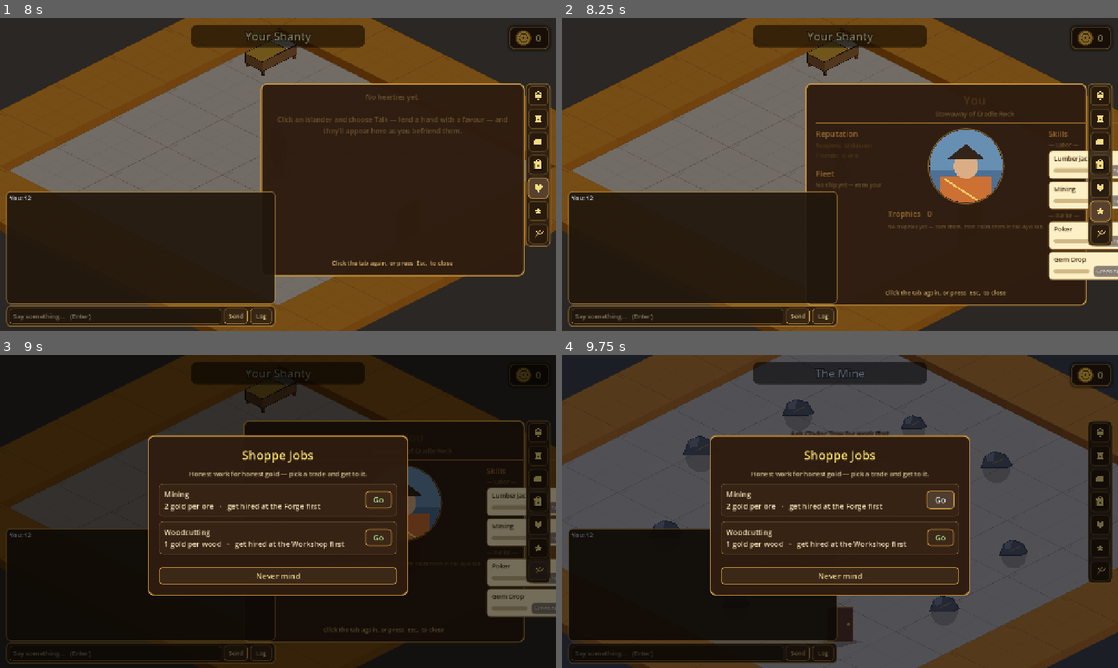
Above: before the commit, frames 1-4 (two rows, left to right).
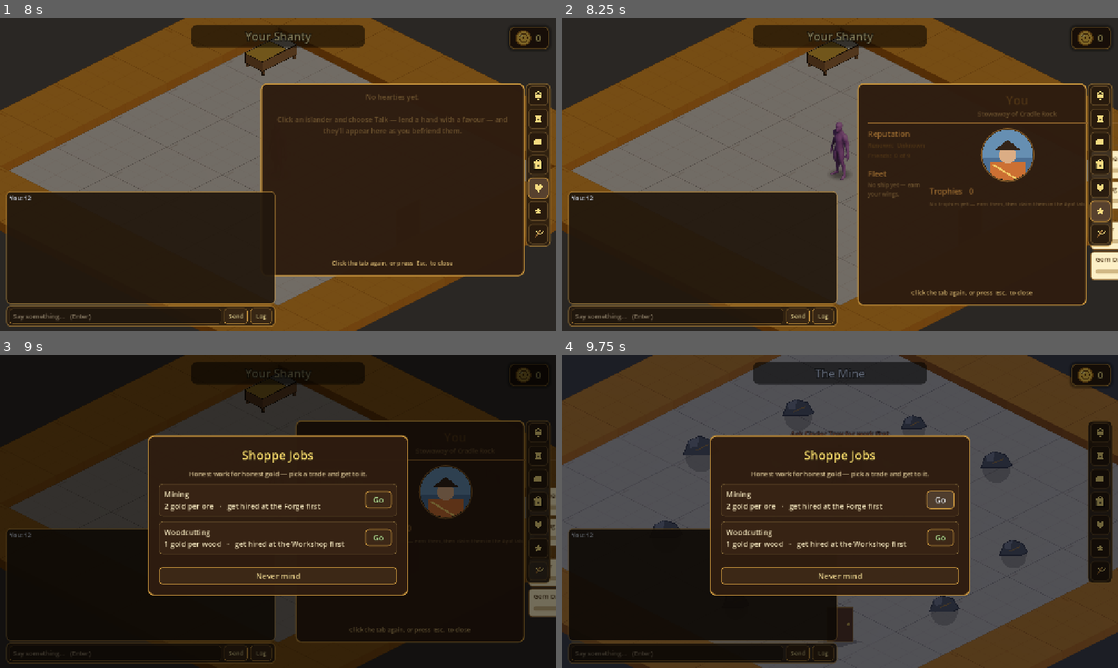
Above: after the commit, the same moments.

Repository: TairoyZone/shivaliva-shanty
Game: Godot game, scene res://main.tscn
The game is run twice, just before and just after one commit, with the same random seed, the same clock (stepped at 60 frames per second) and the same inputs.
Inputs (mouse positions are in pixels of both pictures, inside the frame that each line leads up to):
- Up to frame 1 (8 s): click "New Game" at 0.5 s; click "Let's get to it" at 1.25 s; click (116, 315) at 2.02 s; type "12" at 2.1 s; click "Send" at 2.75 s; click "Log" at 3.5 s; click "0" at 4.25 s; click (539, 118) at 5.02 s; click (539, 143) at 5.77 s; click (539, 165) at 6.52 s; click (539, 187) at 7.27 s
- Up to frame 2 (8.25 s): click (1101, 212) at 8.02 s
- Up to frame 3 (9 s): click (539, 570) at 8.75 s
- Up to frame 4 (9.75 s): click "Go" at 9.5 s

Frame 1 is identical in both runs. In frame 2, 12% of the frame differs, in the area x 43-100%, y 20-92%; in frame 3, 5.7%; in frame 4, nothing differs.

Commit message:
fix(profile): fit the Profile tab to the same 480px width the other tabs use (stop overflow)
Root cause: the panel window sizes to ~480px (the width every other tab's scroll uses + fits fine), but the
Profile view demanded 600-724px, so its right column spilled past the window under the rail. Shrank Profile
to a 480px footprint to match — smaller avatar (168→116), tighter columns (left 132, center 132, skills 176)
— so it fits the window exactly like the Backpack/Tutorial/Hearts tabs. Verified: scan parses clean.

Co-Authored-By: Claude Opus 4.8 (1M context) <noreply@anthropic.com>

Diff:
--- a/interface/profile_panel/profile_panel.gd
+++ b/interface/profile_panel/profile_panel.gd
@@ -43,7 +43,7 @@
 	# none of that can execute against editor state.
 	if Engine.is_editor_hint():
 		return
-	custom_minimum_size = Vector2(600.0, 440.0)
+	custom_minimum_size = Vector2(480.0, 440.0)   # match the other tabs' proven width so the window fits it
 	var scroll : ScrollContainer = ScrollContainer.new()
 	scroll.set_anchors_preset(Control.PRESET_FULL_RECT)
 	scroll.horizontal_scroll_mode = ScrollContainer.SCROLL_MODE_DISABLED
@@ -116,7 +116,7 @@
 
 	var col : VBoxContainer = VBoxContainer.new()
 	col.add_theme_constant_override("separation", 4)
-	col.custom_minimum_size = Vector2(156, 0)
+	col.custom_minimum_size = Vector2(132, 0)
 
 	col.add_child(_section_label("Reputation"))
 	var cast : Array[NpcPersonality] = NpcRegistry.all()
@@ -168,7 +168,7 @@
 
 	var col : VBoxContainer = VBoxContainer.new()
 	col.add_theme_constant_override("separation", 8)
-	col.custom_minimum_size = Vector2(180, 0)
+	col.custom_minimum_size = Vector2(132, 0)
 
 	# Framed avatar.
 	var frame : PanelContainer = PanelContainer.new()
@@ -182,7 +182,7 @@
 	frame.size_flags_horizontal = Control.SIZE_SHRINK_CENTER
 	# A circular avatar via clip_children masking (borrow) — the procedural bust clipped to a circle.
 	var avatar : ProfileAvatar = ProfileAvatar.new()
-	frame.add_child(CircleClip.wrap(avatar, 168.0))
+	frame.add_child(CircleClip.wrap(avatar, 116.0))
 	col.add_child(frame)
 
 	# Trophy COLLECTION — only trophies you've CLAIMED in the Ayo! tab show here (Troy 2026-06-08). An
@@ -257,7 +257,7 @@
 	var col : VBoxContainer = VBoxContainer.new()
 	col.add_theme_constant_override("separation", 4)
 	col.size_flags_horizontal = Control.SIZE_EXPAND_FILL
-	col.custom_minimum_size = Vector2(196, 0)
+	col.custom_minimum_size = Vector2(176, 0)
 	col.add_child(_section_label("Skills"))
 	for group in SKILL_GROUPS:
 		col.add_child(_category_label(String(group["label"])))
